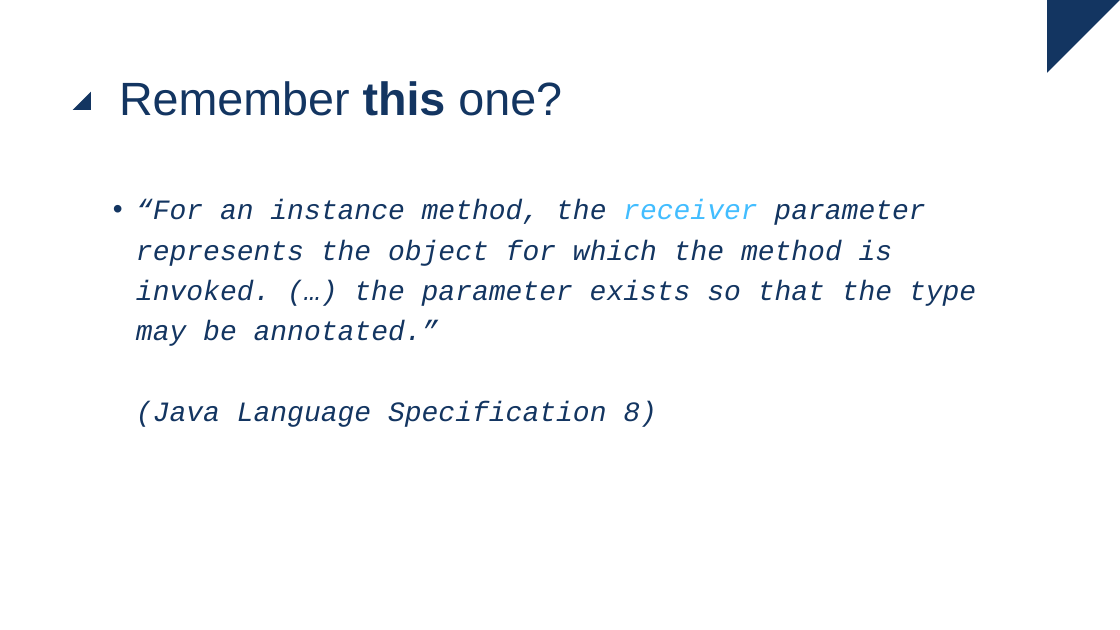
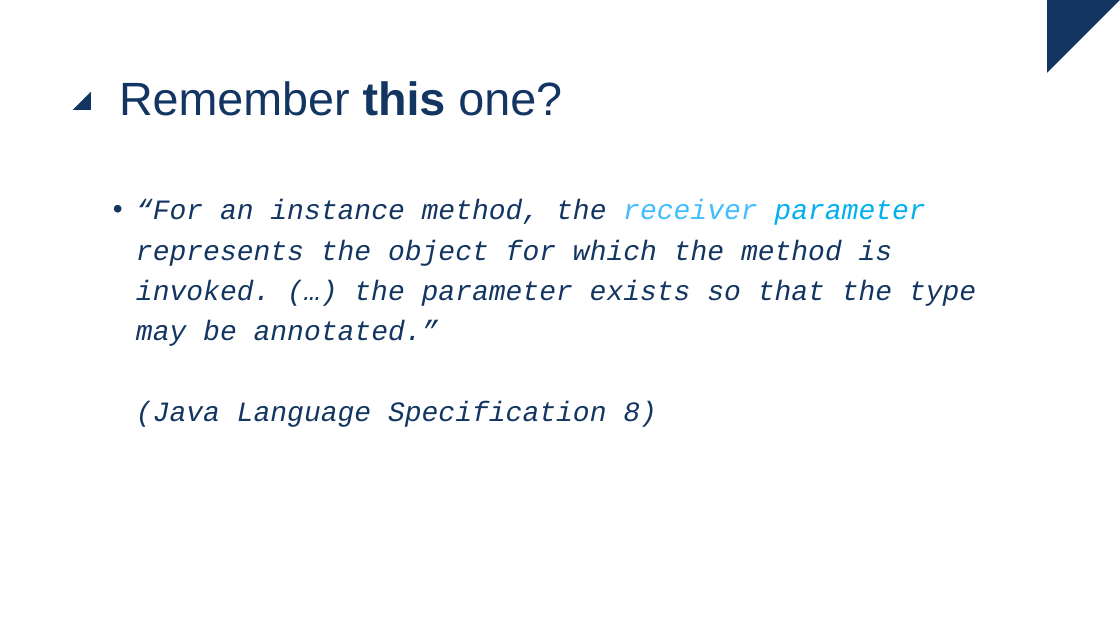
Before and after one commit to ingmars1709/checker, a slide deck: slide 27 of Checker Framework.pptx. Drawn at 1120x630 pixels with LibreOffice and Linux fonts; fonts in the diff are those of the drawing. Boxes give left, top, right and bottom in pixels: in the first picture for what was removed or moved away, otherwise in the second. Text is boxed around its words. In the diff, an @@ line names an element or a change of style, - is before the commit and + after.

```diff
--- a/Checker Framework.pptx
+++ b/Checker Framework.pptx
@@ text "“For an instance method, the ..." at [136,200,976,427]: text colour #133561 to #00B0F0 in "parameter" @@
```
Also in this commit, not shown: 2 other slides changed, 2 other files.
